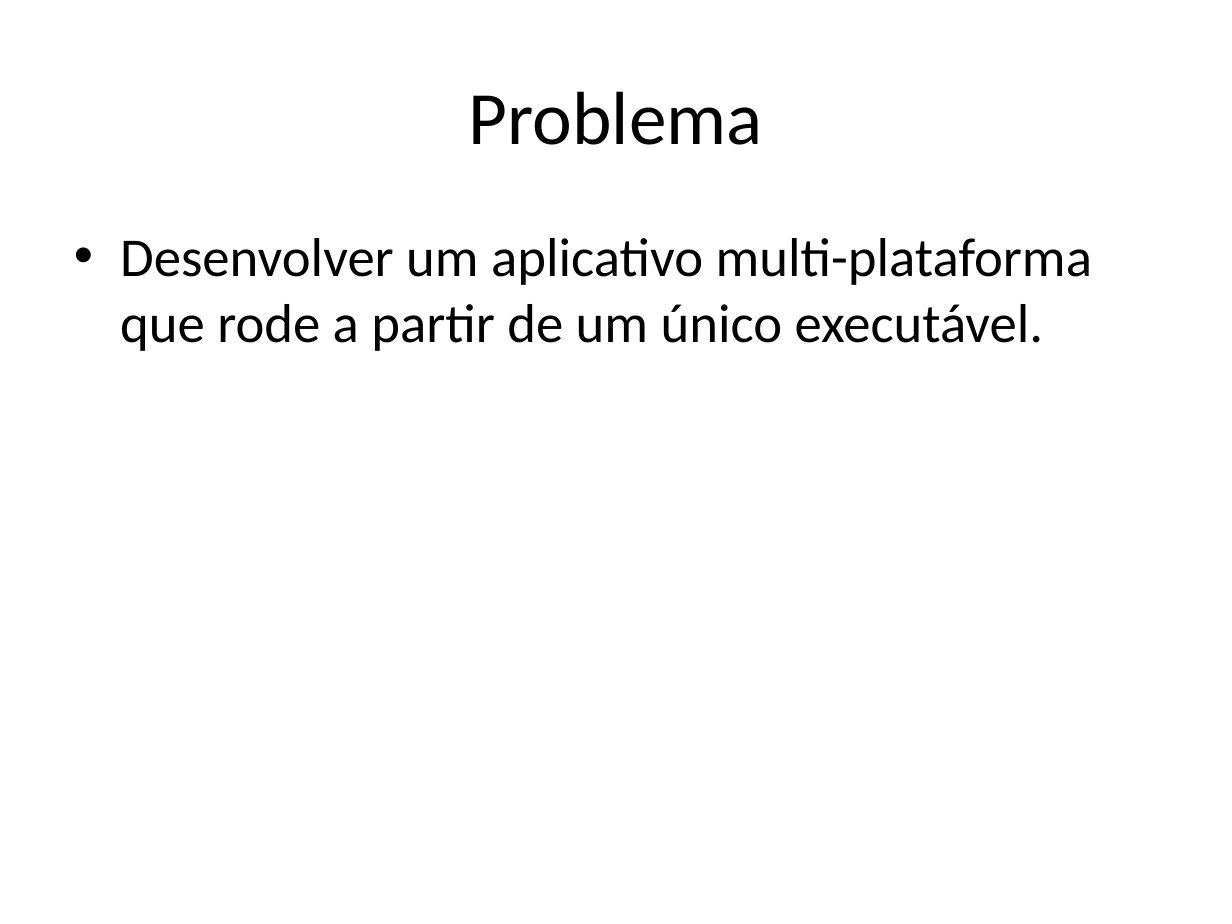
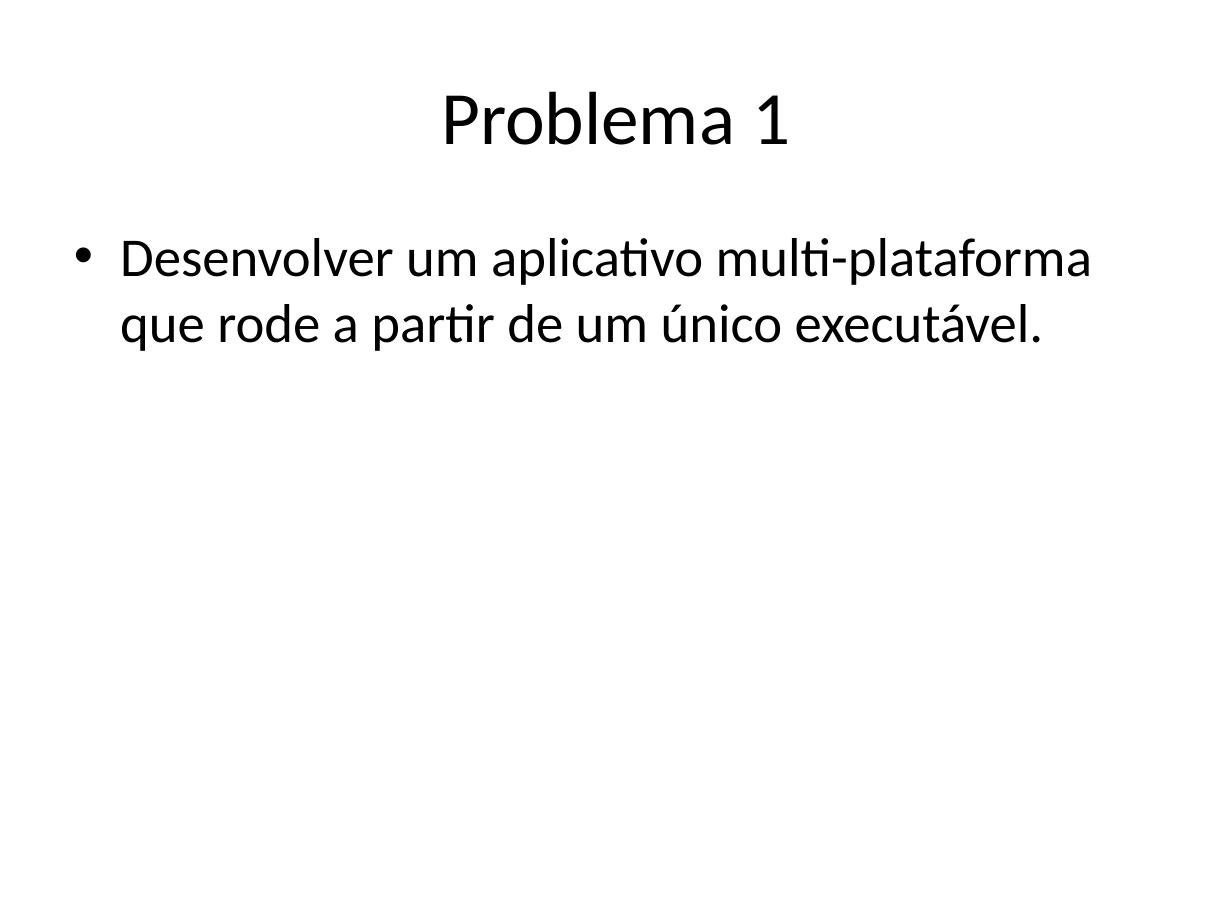
Before and after one commit to DudsNascimento/DuDente, a slide deck: slide 2 of Exemplo de Padrão de Projeto.pptx. Drawn at 1232x924 pixels with LibreOffice and Linux fonts; fonts in the diff are those of the drawing. Boxes give left, top, right and bottom in pixels: in the first picture for what was removed or moved away, otherwise in the second. Text is boxed around its words. In the diff, an @@ line names an element or a change of style, - is before the commit and + after.

```diff
--- a/Exemplo de Padrão de Projeto.pptx
+++ b/Exemplo de Padrão de Projeto.pptx
@@ title at [441,91,790,145]: text changed @@
-Problema
+Problema 1
```
Also in this commit, not shown: 2 other slides changed, 4 slides added.
